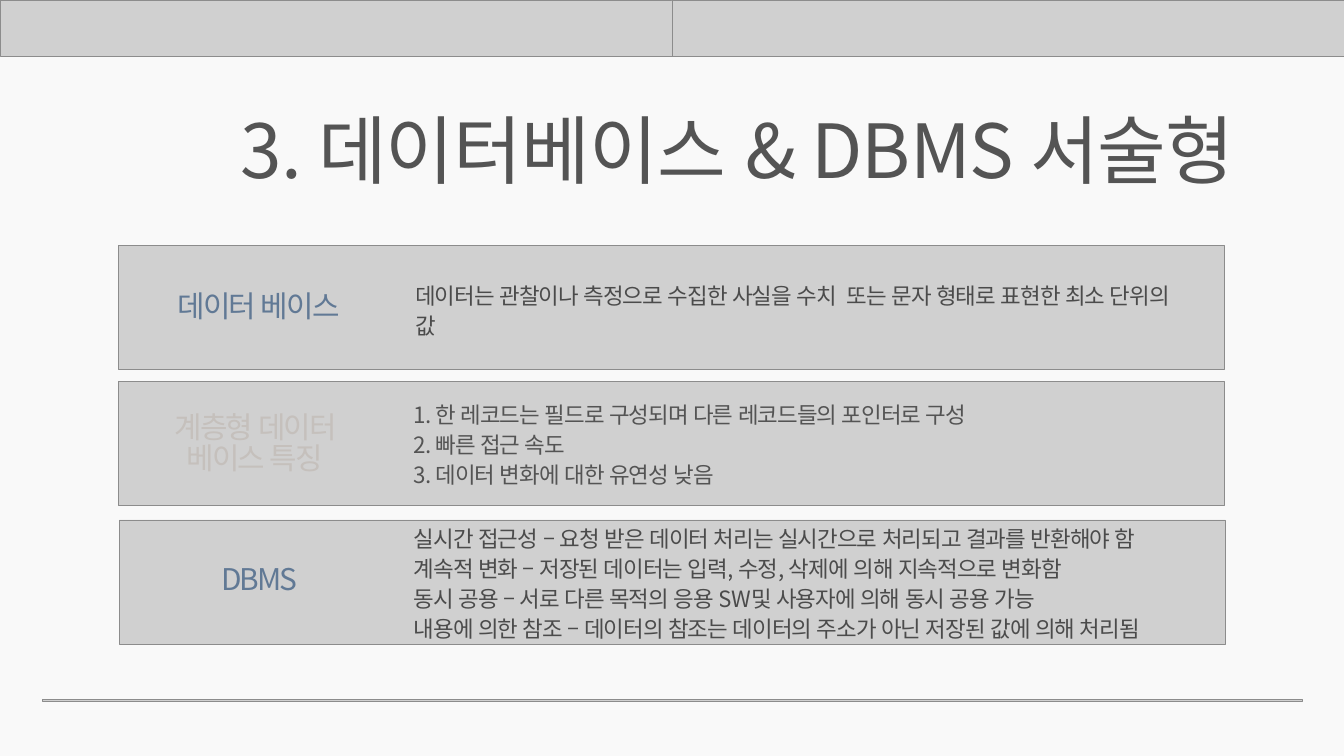
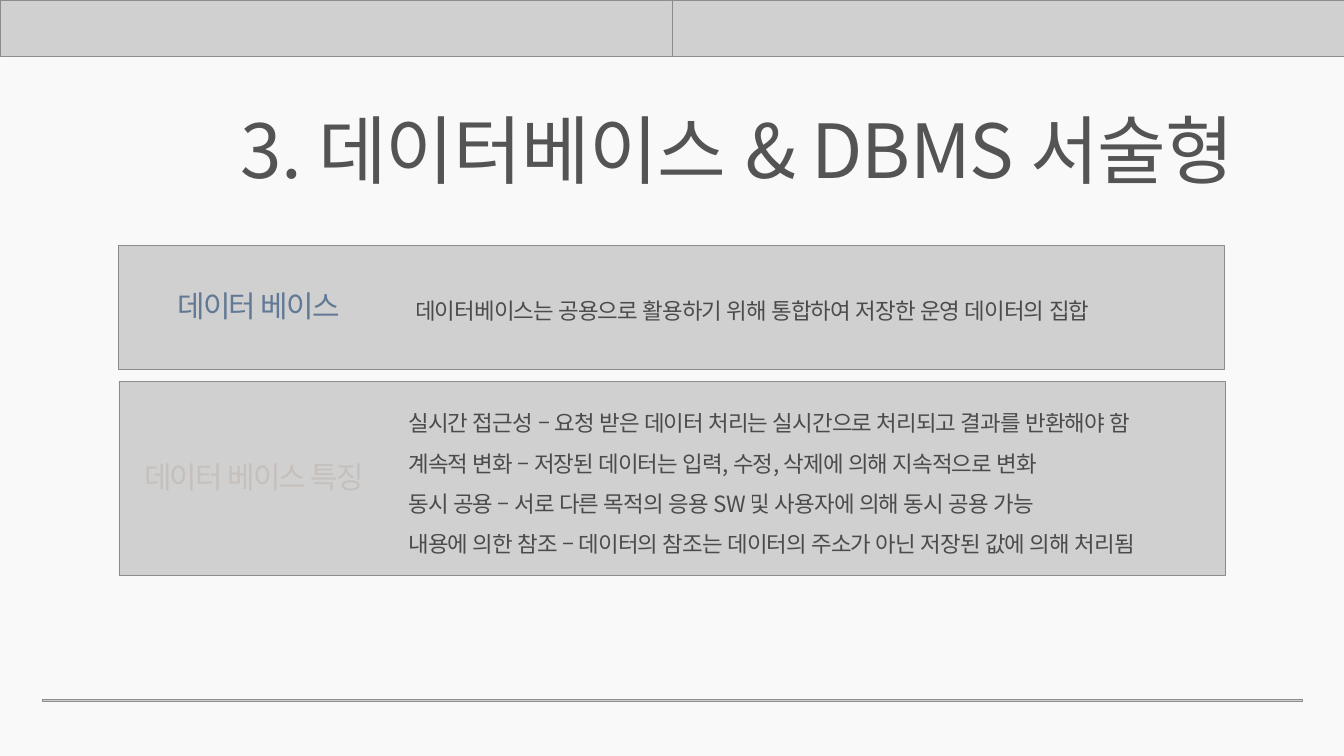
Before and after one commit to rombird/LEELEELIM, a slide deck: slide 19 of 응용SW기초기술활용.pptx. Drawn at 1344x756 pixels with LibreOffice and Linux fonts; fonts in the diff are those of the drawing; grey boxes stand for pictures; background and template pictures are left out. Boxes give left, top, right and bottom in pixels: in the first picture for what was removed or moved away, otherwise in the second. Text is boxed around its words. In the diff, an @@ line names an element or a change of style, - is before the commit and + after.

```diff
--- a/응용SW기초기술활용.pptx
+++ b/응용SW기초기술활용.pptx
@@ text at box(415, 300, 1089, 321): text changed @@
-데이터는 관찰이나 측정으로 수집한 사실을 수치 또는 문자 형태로 표현한 최소 단위의 값
+데이터베이스는 공용으로 활용하기 위해 통합하여 저장한 운영 데이터의 집합
@@ picture: place and size @@
-picture at box(118, 382, 1224, 506)
+picture at box(119, 382, 1225, 576)
@@ text at box(408, 413, 1135, 554): line spacing 1.12 to 1.5 @@
@@ text "실시간 접근성 – 요청 받은 ...": place and size @@
-text "실시간 접근성 – 요청 받은 ..." at box(414, 528, 1140, 639)
+text "실시간 접근성 – 요청 받은 ..." at box(408, 413, 1135, 554)
@@ text removed at box(414, 404, 966, 485) @@
-1. 한 레코드는 필드로 구성되며 다른 레코드들의 포인터로 구성
-2. 빠른 접근 속도
-3. 데이터 변화에 대한 유연성 낮음
@@ text at box(408, 453, 1037, 514): text changed @@
-계속적 변화 – 저장된 데이터는 입력, 수정, 삭제에 의해 지속적으로 변화함
-동시 공용 – 서로 다른 목적의 응용 SW및 사용자에 의해 동시 공용 가능
+계속적 변화 – 저장된 데이터는 입력, 수정, 삭제에 의해 지속적으로 변화
+동시 공용 – 서로 다른 목적의 응용 SW 및 사용자에 의해 동시 공용 가능
@@ picture removed at box(120, 520, 1226, 644) @@
@@ text removed at box(221, 568, 298, 590) @@
-DBMS
```
Also in this commit, not shown: 9 other slides changed, 2 slides added, 1 other file.
